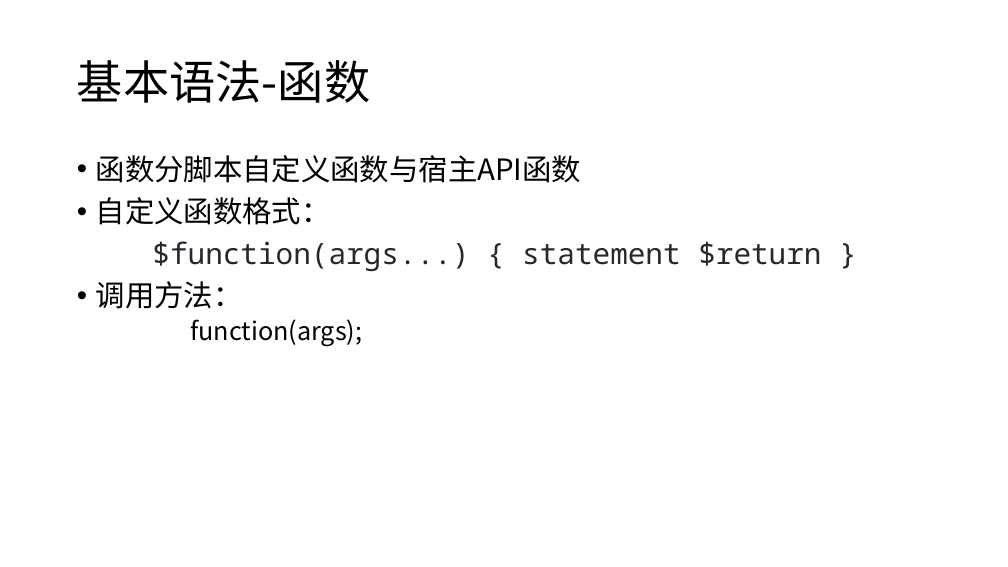
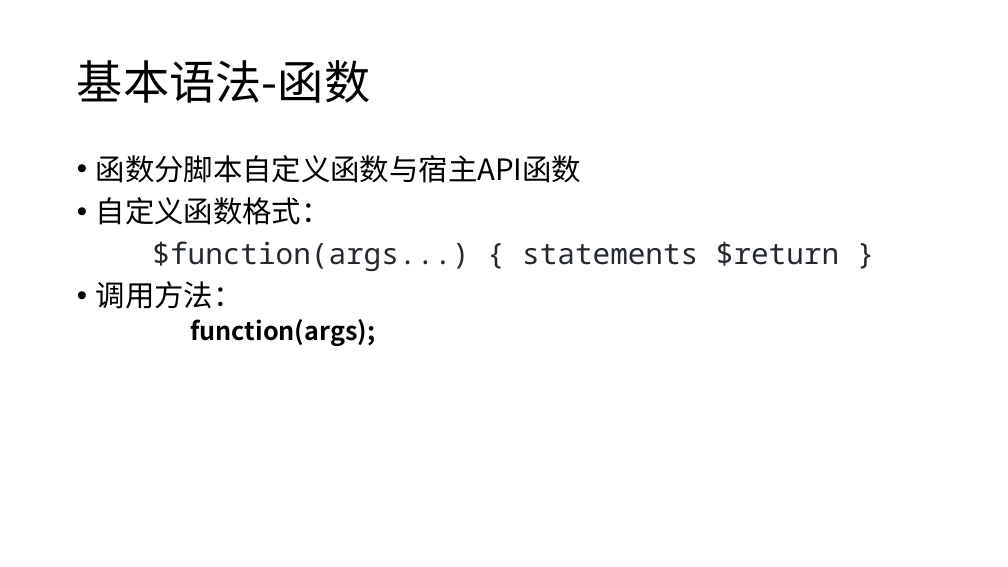
Before and after one commit to panguojun/.PHG., a slide deck: slide 8 of PHG语法手册.pptx. Drawn at 1008x567 pixels with LibreOffice and Linux fonts; fonts in the diff are those of the drawing. Boxes give left, top, right and bottom in pixels: in the first picture for what was removed or moved away, otherwise in the second. Text is boxed around its words. In the diff, an @@ line names an element or a change of style, - is before the commit and + after.

```diff
--- a/PHG语法手册.pptx
+++ b/PHG语法手册.pptx
@@ text at bbox=[152, 241, 839, 272]: text changed @@
-$function(args...) { statement $return }
+$function(args...) { statements $return }
@@ text at bbox=[190, 319, 375, 346]: bold on in "function(args);" @@
```
Also in this commit, not shown: 6 other slides changed, 2 slides added.
